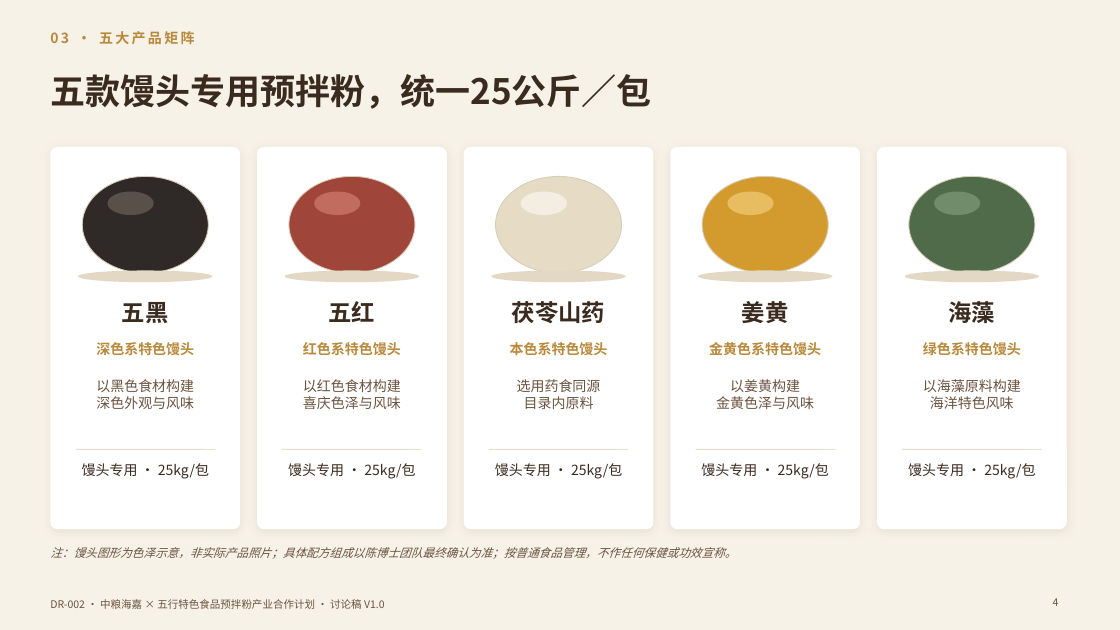
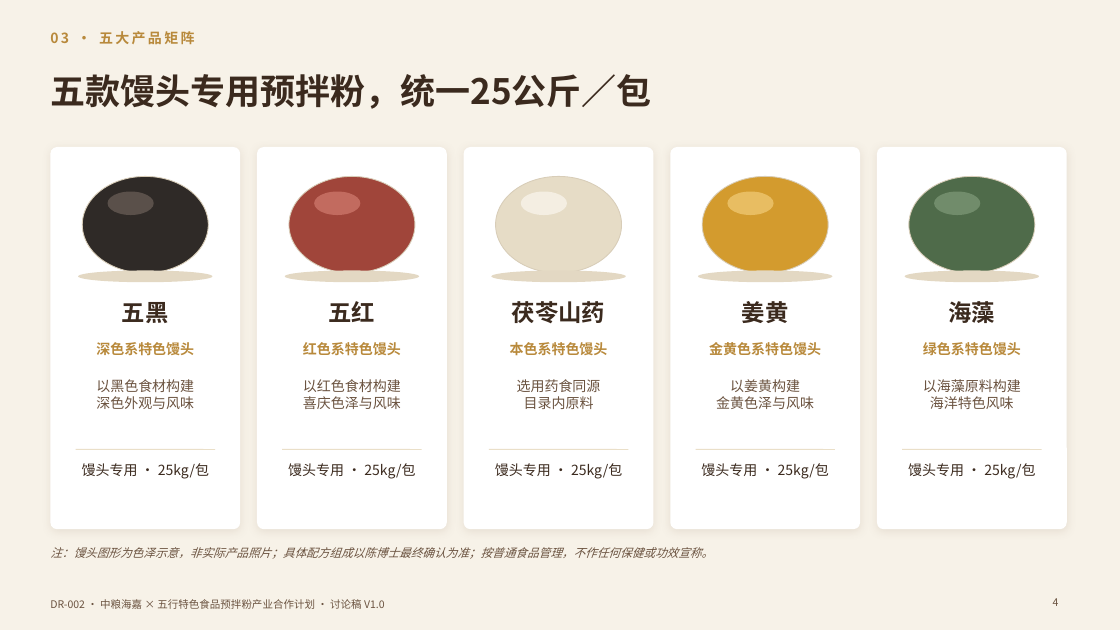
Before and after one commit to yes039/yes039, a slide deck: slide 4 of DR-002/DR-002_中粮海嘉五行预拌粉合作计划_V1.0.pptx. Drawn at 1120x630 pixels with LibreOffice and Linux fonts; fonts in the diff are those of the drawing. Boxes give left, top, right and bottom in pixels: in the first picture for what was removed or moved away, otherwise in the second. Text is boxed around its words. In the diff, an @@ line names an element or a change of style, - is before the commit and + after.

```diff
--- a/DR-002/DR-002_中粮海嘉五行预拌粉合作计划_V1.0.pptx
+++ b/DR-002/DR-002_中粮海嘉五行预拌粉合作计划_V1.0.pptx
@@ text at box(50, 547, 713, 559): text changed @@
-注：馒头图形为色泽示意，非实际产品照片；具体配方组成以陈博士团队最终确认为准；按普通食品管理，不作任何保健或功效宣称。
+注：馒头图形为色泽示意，非实际产品照片；具体配方组成以陈博士最终确认为准；按普通食品管理，不作任何保健或功效宣称。
```
Also in this commit, not shown: 9 other slides changed, 3 other files.
